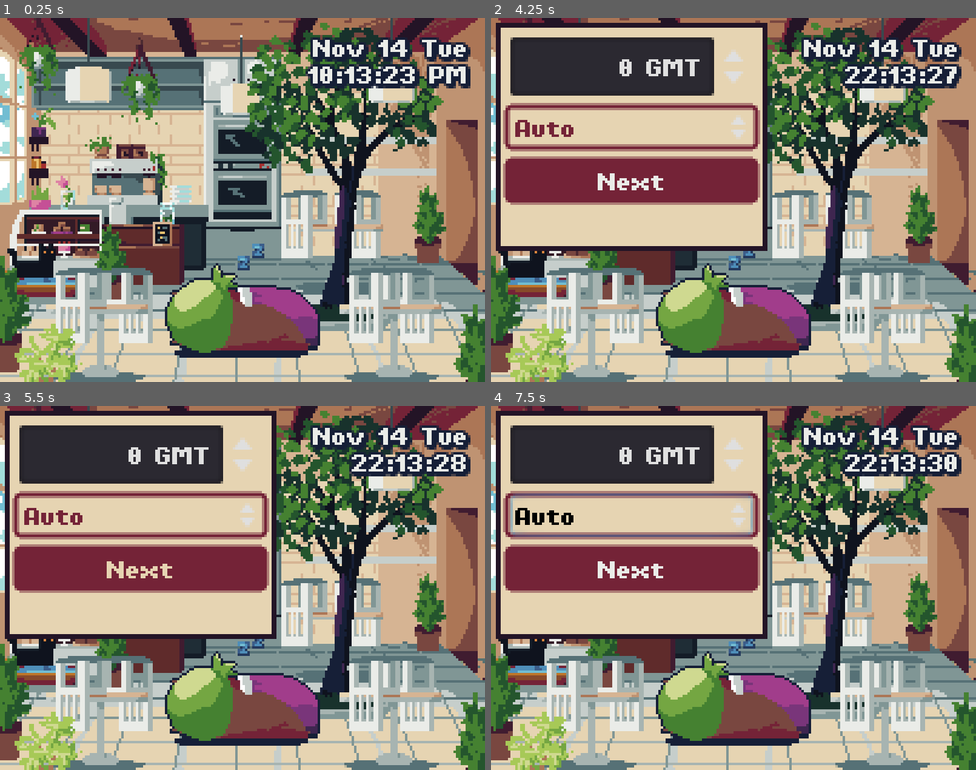
Above: before the commit, frames 1-4 (two rows, left to right).
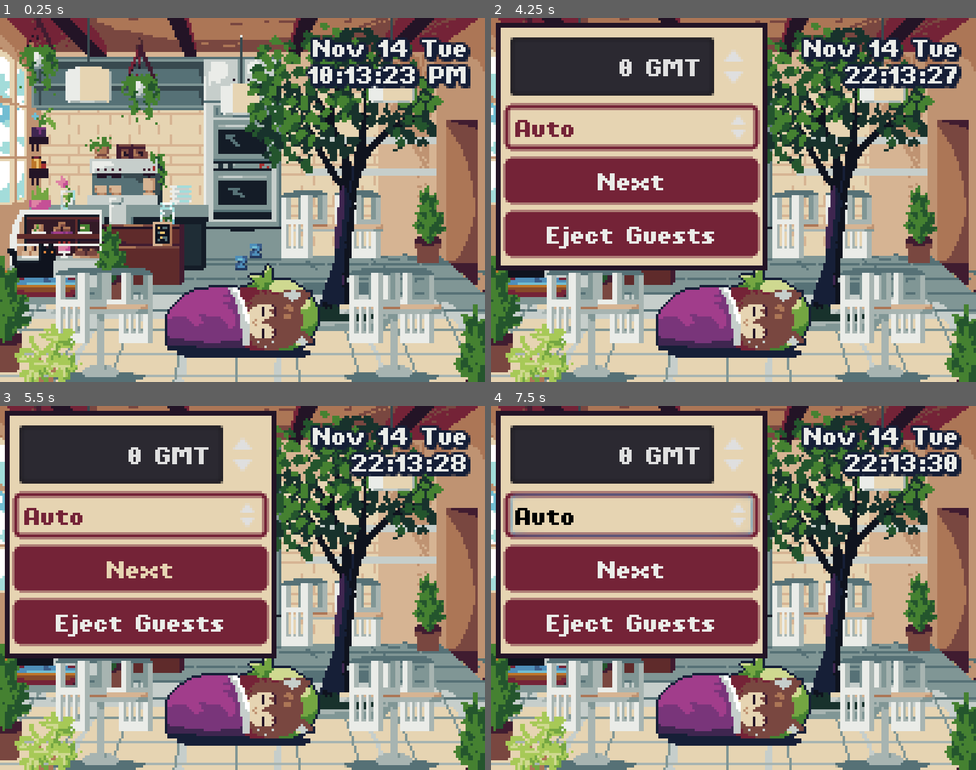
Above: after the commit, the same moments.

Repository: erodozer/time.catfe
Game: Godot game, scene res://Main.tscn
The game is run twice, just before and just after one commit, with the same random seed, the same clock (stepped at 60 frames per second) and the same inputs.
Inputs (mouse positions are in pixels of both pictures, inside the frame that each line leads up to):
- Up to frame 1 (0.25 s): no input
- Up to frame 2 (4.25 s): move the mouse to (723, 61) at 0.52 s; click (723, 61) at 0.67 s; tap Enter at 1.25 s; move the mouse to (636, 218) at 1.27 s; click (636, 218) at 1.42 s; move the mouse to (782, 119) at 2.02 s; click (782, 119) at 2.17 s; tap Space at 2.75 s; move the mouse to (709, 272) at 2.77 s; click (709, 272) at 2.92 s; move the mouse to (879, 254) at 3.52 s; click (879, 254) at 3.67 s; tap F1 (debug) at 4.15 s
- Up to frame 3 (5.5 s): click (140, 620) at 4.25 s, where only the run after the commit has a clickable "Eject Guests"; click "Next" at 5 s
- Up to frame 4 (7.5 s): click "Next" at 5.75 s; click "Auto" at 6.5 s; click "Auto" at 7.25 s

The runs differ from the first frame. In frame 1, 5.8% of the frame differs, in the area x 34-66%, y 62-94%; in frame 2, 14%, in the area x 1-66%, y 52-94%; in frame 3, 14%; in frame 4, 14%.

Commit message:
improve AI
- allow paired actor behaviors
- manage limit of characters in the shop at any moment
- guests remain in the shop for a limited number of actions
- guests must stay out of the shop for a period of time

Diff:
--- a/DebugPanel.gd
+++ b/DebugPanel.gd
@@ -16,7 +16,12 @@
 	modes.connect("item_selected", Clock, "set_mode")
 
 	get_node("VBoxContainer/NextAction").connect("pressed", Clock, "next")
+	get_node("VBoxContainer/EjectAction").connect("pressed", self, "eject_guests")
 
 func _input(event):
 	if event.is_action_pressed("debug"):
 		visible = !visible
+
+func eject_guests():
+	for g in get_tree().get_nodes_in_group("actor"):
+		g.eject_from_shop()
--- a/Main.tscn
+++ b/Main.tscn
@@ -183,7 +183,6 @@
 script = ExtResource( 8 )
 
 [node name="PanelContainer" type="PanelContainer" parent="CanvasLayer"]
-visible = false
 margin_left = 6.0
 margin_top = 6.0
 margin_right = 110.0
@@ -195,7 +194,7 @@
 margin_left = 2.0
 margin_top = 2.0
 margin_right = 102.0
-margin_bottom = 84.0
+margin_bottom = 92.0
 
 [node name="TimeZone" type="SpinBox" parent="CanvasLayer/PanelContainer/VBoxContainer"]
 margin_right = 100.0
@@ -219,6 +218,14 @@
 enabled_focus_mode = 0
 text = "Next"
 
+[node name="EjectAction" type="Button" parent="CanvasLayer/PanelContainer/VBoxContainer"]
+margin_top = 72.0
+margin_right = 100.0
+margin_bottom = 90.0
+focus_mode = 0
+enabled_focus_mode = 0
+text = "Eject Guests"
+
 [node name="Outside" type="Sprite" parent="."]
 position = Vector2( -54, 34 )
 z_index = -1
@@ -233,26 +240,28 @@
 [node name="Camera2D" type="Camera2D" parent="Cafe"]
 current = true
 
-[node name="Node2D" type="Node2D" parent="Cafe"]
-
-[node name="Sprite6" type="Sprite" parent="Cafe/Node2D"]
+[node name="Celing Decor" type="Node2D" parent="Cafe"]
+
+[node name="Sprite6" type="Sprite" parent="Cafe/Celing Decor"]
 visible = false
 position = Vector2( 35, -48 )
 scale = Vector2( 0.9, 0.9 )
 texture = ExtResource( 13 )
 
-[node name="Sprite5" type="Sprite" parent="Cafe/Node2D"]
+[node name="Sprite5" type="Sprite" parent="Cafe/Celing Decor"]
 position = Vector2( 0, -51 )
 scale = Vector2( 0.9, 0.9 )
 texture = ExtResource( 13 )
 
-[node name="HangingPlant2" type="Sprite" parent="Cafe/Node2D"]
+[node name="HangingPlant2" type="Sprite" parent="Cafe/Celing Decor"]
 position = Vector2( -42, -48 )
 scale = Vector2( 0.5, 0.5 )
 texture = ExtResource( 3 )
 
 [node name="Objects" type="YSort" parent="Cafe"]
 
+[node name="Yuuki" parent="Cafe/Objects" instance=ExtResource( 17 )]
+
 [node name="BlackCat" parent="Cafe/Objects" instance=ExtResource( 18 )]
 
 [node name="Maia" parent="Cafe/Objects" instance=ExtResource( 15 )]
@@ -260,8 +269,6 @@
 [node name="Elveira" parent="Cafe/Objects" instance=ExtResource( 9 )]
 
 [node name="Chie" parent="Cafe/Objects" instance=ExtResource( 51 )]
-
-[node name="Yuuki" parent="Cafe/Objects" instance=ExtResource( 17 )]
 
 [node name="Counter" type="Sprite" parent="Cafe/Objects"]
 position = Vector2( -60, 33 )
@@ -323,7 +330,7 @@
 [node name="TableSet2" type="Node2D" parent="Cafe/Objects"]
 position = Vector2( 59, 69 )
 
-[node name="Chair4" type="Sprite" parent="Cafe/Objects/TableSet2"]
+[node name="Chair4" type="Sprite" parent="Cafe/Objects/TableSet2" groups=["table_2_r_chair"]]
 position = Vector2( 16, -11 )
 texture = ExtResource( 12 )
 
@@ -332,7 +339,7 @@
 texture = ExtResource( 2 )
 offset = Vector2( 0, -10 )
 
-[node name="Chair3" type="Sprite" parent="Cafe/Objects/TableSet2" groups=["toggle", "toggle:sit"]]
+[node name="Chair3" type="Sprite" parent="Cafe/Objects/TableSet2" groups=["table_2_l_chair"]]
 position = Vector2( -15, -11 )
 texture = ExtResource( 10 )
 
@@ -342,7 +349,7 @@
 [node name="TableSet3" type="Node2D" parent="Cafe/Objects"]
 position = Vector2( -57, 66 )
 
-[node name="Chair2" type="Sprite" parent="Cafe/Objects/TableSet3"]
+[node name="Chair2" type="Sprite" parent="Cafe/Objects/TableSet3" groups=["table_1_r_chair"]]
 position = Vector2( 8, -11 )
 texture = ExtResource( 12 )
 
@@ -350,7 +357,7 @@
 position = Vector2( 0, -10 )
 texture = ExtResource( 2 )
 
-[node name="Chair" type="Sprite" parent="Cafe/Objects/TableSet3"]
+[node name="Chair" type="Sprite" parent="Cafe/Objects/TableSet3" groups=["table_1_l_chair"]]
 position = Vector2( -12, -8 )
 texture = ExtResource( 10 )
 
--- a/lib/Actor.gd
+++ b/lib/Actor.gd
@@ -2,6 +2,11 @@
 
 const godash = preload("res://addons/godash/godash.gd")
 const Behavior = preload("res://lib/Behavior.gd")
+
+const SHOP_STAY = 4 # stay for one hour
+const SHOP_REVISIT = 24 # appear only once per 6 hr
+
+export var guest = false
 
 onready var behaviors = get_node("Behaviors").get_children()
 onready var anchors = get_node("Anchors")
@@ -9,16 +14,22 @@
 onready var sprite = get_node("../AnimatedSprite")
 
 var current = null
+var actions = 0
+var wait = 0
+
+func prioritize_action():
+	for b in behaviors:
+		var slot = Slots.locations[b.slot]
+		var prioritized = b.prioritize and len(get_tree().get_nodes_in_group(b.prioritize)) > 0
+		var balance = slot.balance
+		var fits = balance + b.weight <= slot.capacity
+
+		if prioritized and fits:
+			return b
+	return null
 
 func pick_action():
 	var a = godash.rand_choice(behaviors) as Behavior
-
-	var body_count = Slots.bodies
-	if current and current.inside:
-		body_count -= 1
-
-	if a.inside and body_count + 1 > Slots.capacity:
-		return false
 
 	var slot = Slots.locations[a.slot]
 	if slot.balance + a.weight > slot.capacity:
@@ -26,39 +37,100 @@
 
 	return a
 
-func set_action(action: Behavior):
-	if current:
-		Slots.locations[current.slot].balance -= current.weight
-		if current.inside:
-			Slots.bodies -= 1
-
+func set_action(action: Behavior, time):
+	var prev = current
 	current = action
 
+	if prev:
+		for obj in prev.toggle_object:
+			var toggled = get_tree().get_nodes_in_group(obj)
+			for t in toggled:
+				t.visible = true
+		remove_from_group("%s:%s" % [container.name.to_lower(), prev.name.to_lower()])
+
 	container.global_position = action.node.global_position
+	container.scale = action.node.scale
 	sprite.animation = action.animation
-	Slots.locations[action.slot].balance += action.weight
 
-	if action.inside:
-		Slots.bodies += 1
+	var slot = Slots.locations[action.slot]
+	slot.balance += action.weight
+	for obj in action.toggle_object:
+		var toggled = get_tree().get_nodes_in_group(obj)
+		for t in toggled:
+			t.visible = false
+
+	if not prev or not prev.inside:
+		if action.inside:
+			Slots.bodies += 1
+			print("Actor entering: %s " % [container.name])
+			actions = SHOP_STAY
+
+	add_to_group("%s:%s" % [container.name.to_lower(), action.name.to_lower()])
+	# print("actor groups: %s" % PoolStringArray(get_groups()).join(", "))
+
+func eject_from_shop():
+
+	# remove body
+	if current and current.inside:
+		wait = randi() % SHOP_REVISIT
+		print("Actor ejected: %s " % [container.name])
+		Slots.bodies -= 1
+
+	# if the character has a behavior that renders them
+	# outside the shop, put them there
+	for b in behaviors:
+		if not b.inside:
+			set_action(b, 0)
+			return
 
 func _on_update(time, night):
-	for s in Slots.locations:
-		var slot = Slots.locations[s]
-		if slot.balance > 0:
-			for b in behaviors:
-				if b.night == night and b.prioritize and slot.balance + b.weight <= slot.capacity:
-					set_action(b)
-					return
+	if not container.visible:
+		return
 
-	var a = null
+	if guest:
+		# guests can not be in the shop after it closes
+		if night:
+			eject_from_shop()
+			return
+
+		# keep outside until allowed
+		if wait > 0 and current and not current.inside:
+			wait -= 1
+			return
+
+		if current and current.inside:
+			actions -= 1
+
+			if actions <= 0:
+				eject_from_shop()
+				return
+		elif Slots.bodies + 1 > Slots.capacity:
+			eject_from_shop()
+			return
+
+	var a = prioritize_action()
 	var attempt = 0
-	while not a and attempt < 3:
+	while not a and (attempt < 3 or current == null):
 		a = pick_action()
-		if a and a.night != night:
-			a = null
-			continue
+		if a:
+			# only allow picking actions for the current
+			# time period
+			if a.night != night:
+				a = null
+				continue
+
+			# do not allow exiting the shop early
+			if actions > 0 and not a.inside:
+				a = null
+				continue
+
+			# non exclusive actions can only be used
+			# when a location has other actors in it
+			if a.exclusive:
+				a = null
+				continue
 
 		attempt += 1
 
 	if a:
-		set_action(a)
+		set_action(a, time)
--- a/lib/Behavior.gd
+++ b/lib/Behavior.gd
@@ -4,9 +4,11 @@
 export(float, 0.0, 3.0) var weight = 1.0
 export(NodePath) var anchor
 export(String) var animation = "Idle"
-export(bool) var prioritize = false
+export(String) var prioritize = ""
 export(bool) var night = false
 export(bool) var inside = true
+export(bool) var exclusive = false # can only occur on paired prioritization
+export(Array, String) var toggle_object = []
 
 var node setget ,_get_node
 
--- a/lib/Events.gd
+++ b/lib/Events.gd
@@ -11,6 +11,8 @@
 signal update(time, night)
 
 func next():
+	Slots.reset()
+
 	var dt = OS.get_datetime(true)
 
 	dt.minute = dt.minute - (dt.minute % 15)
--- a/lib/World.gd
+++ b/lib/World.gd
@@ -7,15 +7,15 @@
 
 var locations = {
 	"center": {
-		"capacity": 2,
+		"capacity": 3,
 		"balance": 0,
 	},
 	"table_1": {
-		"capacity": 2,
+		"capacity": 3,
 		"balance": 0,
 	},
 	"table_2": {
-		"capacity": 2,
+		"capacity": 3,
 		"balance": 0,
 	},
 	"kitchen": {
@@ -29,5 +29,9 @@
 	"catbed": {
 		"capacity": 1,
 		"balance": 0,
-	}
+	},
 }
+
+func reset():
+	for l in locations.values():
+		l.balance = 0
--- a/scene/cats/black/BlackCat.tscn
+++ b/scene/cats/black/BlackCat.tscn
@@ -12,7 +12,7 @@
 "speed": 5.0
 } ]
 
-[node name="BlackCat" type="Node2D" groups=["cat"]]
+[node name="BlackCat" type="Node2D"]
 
 [node name="AnimatedSprite" type="AnimatedSprite" parent="."]
 position = Vector2( 0, -18 )
@@ -20,7 +20,7 @@
 animation = "Idle"
 playing = true
 
-[node name="Controller" type="Node" parent="."]
+[node name="Controller" type="Node" parent="." groups=["actor"]]
 script = ExtResource( 1 )
 
 [node name="Anchors" type="Node2D" parent="Controller"]
@@ -29,7 +29,7 @@
 [node name="Sitting" type="Node2D" parent="Controller/Anchors"]
 
 [node name="Playing" type="Node2D" parent="Controller/Anchors"]
-position = Vector2( -42, 10 )
+position = Vector2( -38, 12 )
 
 [node name="Catbed" type="Node2D" parent="Controller/Anchors"]
 position = Vector2( -106, -13 )
@@ -38,23 +38,20 @@
 
 [node name="Idle" type="Node" parent="Controller/Behaviors"]
 script = ExtResource( 3 )
-slot = "catbed"
+weight = 0.0
 anchor = NodePath("../../Anchors/Catbed")
-prioritize = true
 
 [node name="Playing" type="Node" parent="Controller/Behaviors"]
 script = ExtResource( 3 )
-weight = 0.5
 anchor = NodePath("../../Anchors/Playing")
-prioritize = true
+prioritize = "yuuki:play"
+exclusive = true
 
 [node name="Sitting" type="Node" parent="Controller/Behaviors"]
 script = ExtResource( 3 )
-slot = "table_1"
 anchor = NodePath("../../Anchors/Sitting")
 
 [node name="Sleeping" type="Node" parent="Controller/Behaviors"]
 script = ExtResource( 3 )
-slot = "catbed"
 anchor = NodePath("../../Anchors/Catbed")
 night = true
--- a/scene/companions/chie/Chie.tscn
+++ b/scene/companions/chie/Chie.tscn
@@ -10,47 +10,62 @@
 "loop": true,
 "name": "Idle",
 "speed": 5.0
+}, {
+"frames": [ ExtResource( 2 ) ],
+"loop": true,
+"name": "Sitting",
+"speed": 5.0
 } ]
 
-[node name="Chie" type="Node2D" groups=["cat"]]
+[node name="Chie" type="Node2D"]
 
 [node name="AnimatedSprite" type="AnimatedSprite" parent="."]
 position = Vector2( 0, -26 )
 frames = SubResource( 7 )
-animation = "Idle"
+animation = "Sitting"
 playing = true
 
-[node name="Controller" type="Node" parent="."]
+[node name="Controller" type="Node" parent="." groups=["actor"]]
 script = ExtResource( 3 )
+guest = true
 
 [node name="Anchors" type="Node" parent="Controller"]
 
 [node name="Sitting" type="Node2D" parent="Controller/Anchors"]
-position = Vector2( 70, 22 )
+position = Vector2( -72, 67 )
+
+[node name="Outside" type="Node2D" parent="Controller/Anchors"]
+position = Vector2( 302, -127 )
 
 [node name="Idle" type="Node2D" parent="Controller/Anchors"]
-position = Vector2( -36, 31 )
-
-[node name="Outside" type="Node2D" parent="Controller/Anchors"]
-position = Vector2( 214, -113 )
+position = Vector2( 16, 59 )
+scale = Vector2( -1, 1 )
 
 [node name="Behaviors" type="Node" parent="Controller"]
 
 [node name="Chat" type="Node" parent="Controller/Behaviors"]
 script = ExtResource( 1 )
 anchor = NodePath("../../Anchors/Idle")
-prioritize = true
+prioritize = "yuuki:chat"
+exclusive = true
 
 [node name="Sitting" type="Node" parent="Controller/Behaviors"]
 script = ExtResource( 1 )
 slot = "table_1"
+weight = 2.0
 anchor = NodePath("../../Anchors/Sitting")
-prioritize = true
+animation = "Sitting"
+prioritize = "yuuki:sitting2"
+toggle_object = [ "table_1_l_chair" ]
 
 [node name="Eating" type="Node" parent="Controller/Behaviors"]
 script = ExtResource( 1 )
 slot = "table_1"
+weight = 2.0
 anchor = NodePath("../../Anchors/Sitting")
+animation = "Sitting"
+prioritize = "yuuki:sitting2"
+toggle_object = [ "table_1_l_chair" ]
 
 [node name="Outside" type="Node" parent="Controller/Behaviors"]
 script = ExtResource( 1 )
--- a/scene/companions/elvira/Elveira.tscn
+++ b/scene/companions/elvira/Elveira.tscn
@@ -12,24 +12,25 @@
 "speed": 5.0
 } ]
 
-[node name="Elveira" type="Node2D" groups=["cat"]]
+[node name="Elveira" type="Node2D"]
 
 [node name="AnimatedSprite" type="AnimatedSprite" parent="."]
-position = Vector2( 0, -27 )
+position = Vector2( 0, -26 )
 frames = SubResource( 6 )
 animation = "Idle"
 playing = true
 
-[node name="Controller" type="Node" parent="."]
+[node name="Controller" type="Node" parent="." groups=["actor"]]
 script = ExtResource( 1 )
+guest = true
 
 [node name="Anchors" type="Node" parent="Controller"]
 
+[node name="Idle" type="Node2D" parent="Controller/Anchors"]
+position = Vector2( 16, 59 )
+
 [node name="Sitting" type="Node2D" parent="Controller/Anchors"]
-position = Vector2( 70, 22 )
-
-[node name="Idle" type="Node2D" parent="Controller/Anchors"]
-position = Vector2( -36, 31 )
+position = Vector2( 75, 63 )
 
 [node name="Outside" type="Node2D" parent="Controller/Anchors"]
 position = Vector2( 214, -113 )
@@ -39,16 +40,19 @@
 [node name="Chat" type="Node" parent="Controller/Behaviors"]
 script = ExtResource( 3 )
 anchor = NodePath("../../Anchors/Idle")
-prioritize = true
+prioritize = "yuuki:chat"
+exclusive = true
 
 [node name="Sitting" type="Node" parent="Controller/Behaviors"]
 script = ExtResource( 3 )
-slot = "table_1"
+slot = "table_2"
+weight = 2.0
 anchor = NodePath("../../Anchors/Sitting")
 
 [node name="Eating" type="Node" parent="Controller/Behaviors"]
 script = ExtResource( 3 )
-slot = "table_1"
+slot = "table_2"
+weight = 2.0
 anchor = NodePath("../../Anchors/Sitting")
 
 [node name="Outside" type="Node" parent="Controller/Behaviors"]
--- a/scene/companions/maia/Maia.tscn
+++ b/scene/companions/maia/Maia.tscn
@@ -1,10 +1,13 @@
-[gd_scene load_steps=7 format=2]
+[gd_scene load_steps=10 format=2]
 
 [ext_resource path="res://lib/Actor.gd" type="Script" id=1]
 [ext_resource path="res://scene/companions/maia/idle/02.png" type="Texture" id=2]
 [ext_resource path="res://scene/companions/maia/idle/03.png" type="Texture" id=3]
 [ext_resource path="res://scene/companions/maia/idle/01.png" type="Texture" id=4]
 [ext_resource path="res://lib/Behavior.gd" type="Script" id=5]
+[ext_resource path="res://scene/companions/maia/sitting/01.png" type="Texture" id=6]
+[ext_resource path="res://scene/companions/maia/sitting/02.png" type="Texture" id=7]
+[ext_resource path="res://scene/companions/maia/sitting/03.png" type="Texture" id=8]
 
 [sub_resource type="SpriteFrames" id=5]
 animations = [ {
@@ -12,50 +15,62 @@
 "loop": true,
 "name": "Idle",
 "speed": 3.0
+}, {
+"frames": [ ExtResource( 6 ), ExtResource( 7 ), ExtResource( 6 ), ExtResource( 8 ) ],
+"loop": true,
+"name": "Sitting",
+"speed": 3.0
 } ]
 
-[node name="Maia" type="Node2D" groups=["cat"]]
+[node name="Maia" type="Node2D"]
 
 [node name="AnimatedSprite" type="AnimatedSprite" parent="."]
-position = Vector2( 0, -18 )
+position = Vector2( 0, -26 )
 frames = SubResource( 5 )
-animation = "Idle"
-frame = 1
+animation = "Sitting"
+frame = 2
 playing = true
 
-[node name="Controller" type="Node" parent="."]
+[node name="Controller" type="Node" parent="." groups=["actor"]]
 script = ExtResource( 1 )
+guest = true
 
-[node name="Anchors" type="Node2D" parent="Controller"]
-position = Vector2( 26, 47 )
+[node name="Anchors" type="Node" parent="Controller"]
 
 [node name="Sitting" type="Node2D" parent="Controller/Anchors"]
-
-[node name="Playing" type="Node2D" parent="Controller/Anchors"]
-position = Vector2( -42, 10 )
+position = Vector2( 75, 63 )
 
 [node name="Outside" type="Node2D" parent="Controller/Anchors"]
 position = Vector2( 214, -113 )
 
 [node name="Idle" type="Node2D" parent="Controller/Anchors"]
-position = Vector2( -42, 10 )
+position = Vector2( 16, 59 )
 
 [node name="Behaviors" type="Node" parent="Controller"]
 
 [node name="Chat" type="Node" parent="Controller/Behaviors"]
 script = ExtResource( 5 )
 anchor = NodePath("../../Anchors/Idle")
-prioritize = true
+prioritize = "yuuki:chat"
+exclusive = true
 
 [node name="Sitting" type="Node" parent="Controller/Behaviors"]
 script = ExtResource( 5 )
-slot = "table_1"
+slot = "table_2"
+weight = 2.0
 anchor = NodePath("../../Anchors/Sitting")
+animation = "Sitting"
+prioritize = "yuuki:sitting"
+toggle_object = [ "table_2_r_chair" ]
 
 [node name="Eating" type="Node" parent="Controller/Behaviors"]
 script = ExtResource( 5 )
-slot = "table_1"
+slot = "table_2"
+weight = 2.0
 anchor = NodePath("../../Anchors/Sitting")
+animation = "Sitting"
+prioritize = "yuuki:sitting"
+toggle_object = [ "table_2_r_chair" ]
 
 [node name="Outside" type="Node" parent="Controller/Behaviors"]
 script = ExtResource( 5 )
--- a/scene/yuuki/Yuuki.tscn
+++ b/scene/yuuki/Yuuki.tscn
@@ -83,10 +83,10 @@
 position = Vector2( 0, -26 )
 frames = SubResource( 2 )
 animation = "Idle"
-frame = 2
+frame = 3
 playing = true
 
-[node name="Controller" type="Node" parent="."]
+[node name="Controller" type="Node" parent="." groups=["actor"]]
 script = ExtResource( 1 )
 
 [node name="Anchors" type="Node" parent="Controller"]
@@ -112,6 +112,10 @@
 [node name="Playing" type="Node2D" parent="Controller/Anchors"]
 position = Vector2( 18, 57 )
 
+[node name="Sitting2" type="Node2D" parent="Controller/Anchors"]
+position = Vector2( -40, 62 )
+scale = Vector2( -1, 1 )
+
 [node name="Behaviors" type="Node" parent="Controller"]
 
 [node name="Idle" type="Node" parent="Controller/Behaviors"]
@@ -122,15 +126,16 @@
 [node name="Sitting" type="Node" parent="Controller/Behaviors"]
 script = ExtResource( 28 )
 slot = "table_2"
-weight = 1.5
 anchor = NodePath("../../Anchors/Sitting")
 animation = "Sitting"
+toggle_object = [ "table_2_l_chair" ]
 
 [node name="TableChat" type="Node" parent="Controller/Behaviors"]
 script = ExtResource( 28 )
 slot = "table_2"
 anchor = NodePath("../../Anchors/Sitting")
 animation = "SittingChat"
+toggle_object = [ "table_2_l_chair" ]
 
 [node name="Chat" type="Node" parent="Controller/Behaviors"]
 script = ExtResource( 28 )
@@ -143,9 +148,8 @@
 
 [node name="Play" type="Node" parent="Controller/Behaviors"]
 script = ExtResource( 28 )
-weight = 1.5
 anchor = NodePath("../../Anchors/Playing")
-animation = "Playing"
+animation = "Play"
 
 [node name="Karaoke" type="Node" parent="Controller/Behaviors"]
 script = ExtResource( 28 )
@@ -178,3 +182,10 @@
 anchor = NodePath("../../Anchors/Idle")
 animation = "Sleeping_02"
 night = true
+
+[node name="Sitting2" type="Node" parent="Controller/Behaviors"]
+script = ExtResource( 28 )
+slot = "table_1"
+anchor = NodePath("../../Anchors/Sitting2")
+animation = "Sitting"
+toggle_object = [ "table_1_r_chair" ]
Binary file changed: scene/companions/maia/idle/03.png
Binary file added: scene/companions/maia/sitting/01.png
Not shown, added: scene/companions/maia/sitting/01.png.import
Binary file added: scene/companions/maia/sitting/02.png
Not shown, added: scene/companions/maia/sitting/02.png.import
Binary file added: scene/companions/maia/sitting/03.png
Not shown, added: scene/companions/maia/sitting/03.png.import
Not shown, added: scene/companions/maia/sitting/.01.png-autosave.kra
